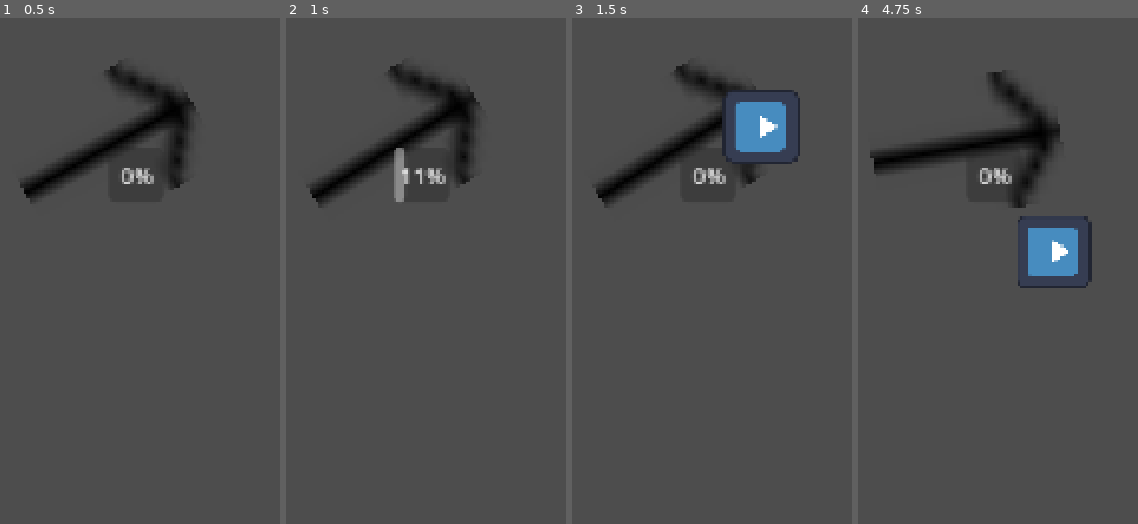
Above: before the commit, frames 1-4 (left to right).
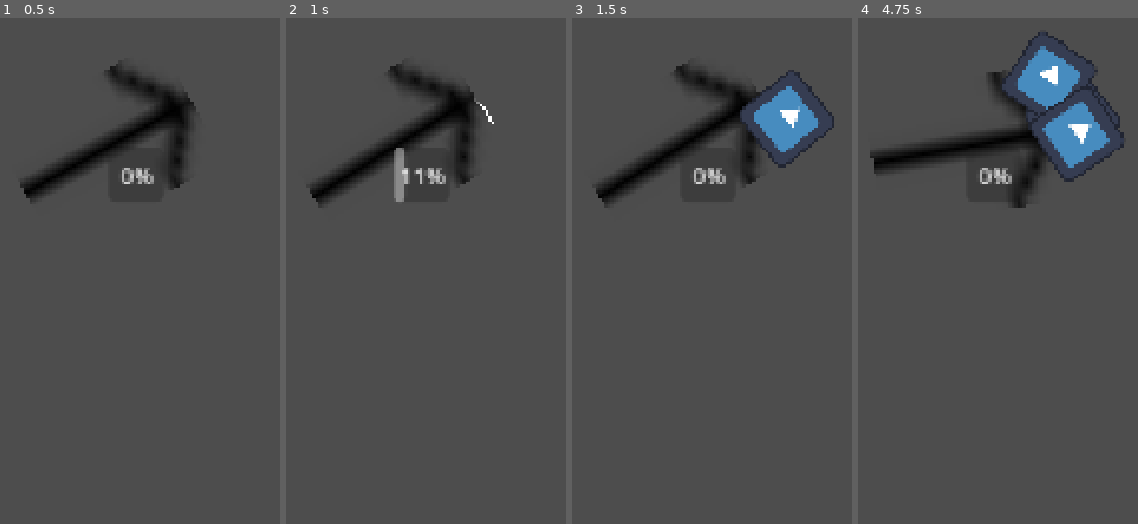
Above: after the commit, the same moments.

Repository: antonizamorais/game-jam-rede
Game: Godot game, scene res://game_controller.tscn
The game is run twice, just before and just after one commit, with the same random seed, the same clock (stepped at 60 frames per second) and the same inputs. The engine's default icon, where the game draws it, is replaced by a stand-in: a white triangle on a blue panel in a dark square.
Inputs:
- Up to frame 1 (0.5 s): no input
- Up to frame 2 (1 s): hold Space (launch_button) from 0.53 s (still down)
- Up to frame 3 (1.5 s): tap Enter at 1.25 s; release Space (launch_button) at 1.28 s; tap Space (launch_button) at 1.35 s
- Up to frame 4 (4.75 s): hold Space (launch_button) 2.03-2.78 s; tap Space (launch_button) at 2.85, 4.35 s; hold Space (launch_button) 3.53-4.28 s; tap Enter at 4.25 s

Frame 1 is identical in both runs. In frame 2, less than 0.1% of the frame differs, in the area x 67-75%, y 15-21%; in frame 3, 3.3%; in frame 4, 7.2%, in the area x 51-95%, y 2-54%.

Commit message:
trajetória
teste de trajetória (ainda a melhorar)

Diff:
--- a/game_controller.gd
+++ b/game_controller.gd
@@ -1,8 +1,18 @@
 extends Node2D
 
 @export var projectile_scene: PackedScene
-@export var launch_speed_scale: float = 6.0   # converte "power" em velocidade
-@export var reset_delay: float = 0.2          # tempo até liberar nova mira
+@export var launch_speed_scale: float = 6.0   # não usado no cálculo de força, mantido por compatibilidade
+@export var reset_delay: float = 0.2
+
+@export_group("Projectile Physics")
+@export var mass: float = 1.0
+@export var gravity: float = 980.0
+@export var force_scale: float = 20.0
+
+@export_group("Trajectory Preview")
+@export var trajectory_time: float = 3.0
+@export var sample_step: float = 0.05
+@export var trajectory_width: float = 2.0
 
 @onready var aim_pivot: Node2D = $AimPivot
 @onready var aim_anim: AnimationPlayer = $AimPivot/AnimationPlayer
@@ -11,12 +21,43 @@
 @onready var power_anim: AnimationPlayer = $PowerBar/AnimationPlayer
 
 enum State { AIMING, CHARGING, LOCKED }
-# Tenho três estados: Mirando, Ângulo Travado, Lançamento
 var state: State = State.AIMING
 
 func _ready() -> void:
 	aim_anim.play("aim_loop")
 	power_bar.value = 0
+
+func _process(_delta: float) -> void:
+	# Redesenha a curva todo frame enquanto carrega (a força muda a cada frame).
+	# Quando sai do CHARGING, redesenha uma última vez pra "apagar" a curva.
+	if state == State.CHARGING or _was_charging:
+		queue_redraw()
+	_was_charging = (state == State.CHARGING)
+
+var _was_charging: bool = false
+
+func _draw() -> void:
+	if state != State.CHARGING:
+		return
+
+	var force: float = power_bar.value * force_scale
+	var angle_rad: float = -aim_pivot.rotation
+	var v0: Vector2 = (force / mass) * Vector2(cos(angle_rad), -sin(angle_rad))
+	var gravity_vec: Vector2 = Vector2(0.0, gravity)
+
+	var p0_local: Vector2 = to_local(launch_point.global_position)
+
+	var points: PackedVector2Array = PackedVector2Array()
+	var t: float = 0.0
+	while t <= trajectory_time:
+		var offset: Vector2 = v0 * t + 0.5 * gravity_vec * t * t
+		points.append(p0_local + offset)
+		if t > 0.1 and offset.y >= 0.0:
+			break
+		t += sample_step
+
+	if points.size() >= 2:
+		draw_polyline(points, Color.WHITE, trajectory_width)
 
 func _unhandled_input(event: InputEvent) -> void:
 	if event.is_action_pressed("launch_button"):
@@ -27,10 +68,7 @@
 func _start_charge() -> void:
 	if state != State.AIMING:
 		return
-	# "Congela" a mira sem resetar a pose atual (não usar stop() puro,
-	# porque ele rebobina a animação pro início).
 	aim_anim.speed_scale = 0.0
-
 	power_bar.value = 0
 	power_anim.play("power_loop")
 	state = State.CHARGING
@@ -38,8 +76,8 @@
 func _release_launch() -> void:
 	if state != State.CHARGING:
 		return
+	var power: float = power_bar.value
 	power_anim.stop()
-	var power: float = power_bar.value  # intensidade travada no instante do soltar
 	state = State.LOCKED
 	_launch_projectile(power)
 
@@ -49,15 +87,13 @@
 		_reset_aim()
 		return
 
-	var projectile: Node2D = projectile_scene.instantiate()
+	var projectile: Node = projectile_scene.instantiate()
 	get_tree().current_scene.add_child(projectile)
-	projectile.global_position = launch_point.global_position
 
-	var angle: float = aim_pivot.rotation   # ângulo travado
-	var speed: float = power * launch_speed_scale
-	var velocity: Vector2 = Vector2.RIGHT.rotated(angle) * speed
+	var angle_deg: float = -rad_to_deg(aim_pivot.rotation)
+	var force: float = power * force_scale
 
-	projectile.launch(velocity)
+	projectile.launch(launch_point.global_position, force, mass, angle_deg, gravity)
 
 	await get_tree().create_timer(reset_delay).timeout
 	_reset_aim()
--- a/projectile.gd
+++ b/projectile.gd
@@ -1,29 +1,45 @@
 extends Node2D
 
-@export var gravity: float = 980.0   # px/s² — ajuste ao gosto
-@export var max_lifetime: float = 5.0
+@export var force: float = 1000.0
+@export var mass: float = 1.0
+@export var angle_deg: float = 45.0
+@export var gravity: float = 980.0
 
-var velocity: Vector2 = Vector2.ZERO
-var _time_alive: float = 0.0
+var p0: Vector2 = Vector2.ZERO
+var v0: Vector2 = Vector2.ZERO
+var elapsed: float = 0.0
+var flying: bool = false
 
-func launch(initial_velocity: Vector2) -> void:
-	velocity = initial_velocity
-	_time_alive = 0.0
-	set_physics_process(true)
+func launch(from_position: Vector2, shoot_force: float, projectile_mass: float, shoot_angle_deg: float, grav: float) -> void:
+	force = shoot_force
+	mass = projectile_mass
+	angle_deg = shoot_angle_deg
+	gravity = grav
+
+	p0 = from_position
+	global_position = p0
+	elapsed = 0.0
+
+	var angle_rad: float = deg_to_rad(angle_deg)
+	# v0 = (J/m) * (cos θ, -sin θ)
+	# y negativo porque no Godot o eixo Y positivo aponta pra baixo.
+	v0 = (force / mass) * Vector2(cos(angle_rad), -sin(angle_rad))
+
+	flying = true
 
 func _physics_process(delta: float) -> void:
-	_time_alive += delta
-	velocity.y += gravity * delta
-	position += velocity * delta
+	if not flying:
+		return
 
-	# gira o sprite acompanhando a trajetória
-	rotation = velocity.angle()
+	elapsed += delta
 
-	# saiu da tela ou passou do tempo -> remove
-	var vp_rect: Rect2 = get_viewport_rect()
-	var out_of_bounds := not vp_rect.grow(200).has_point(get_viewport_transform() * global_position)
-	if out_of_bounds or _time_alive > max_lifetime:
-		queue_free()
+	# p(t) = p0 + v0*t + 0.5*a*t^2  (a = (0, gravity))
+	var gravity_term: Vector2 = 0.5 * Vector2(0.0, gravity) * elapsed * elapsed
+	global_position = p0 + v0 * elapsed + gravity_term
 
-func _on_area_2d_body_entered(_body: Node) -> void:
-	queue_free()
+	# girar o sprite acompanhando a direção da velocidade atual
+	var current_velocity: Vector2 = v0 + Vector2(0.0, gravity) * elapsed
+	rotation = current_velocity.angle()
+
+	if global_position.y >= p0.y and elapsed > 0.1:
+		flying = false
